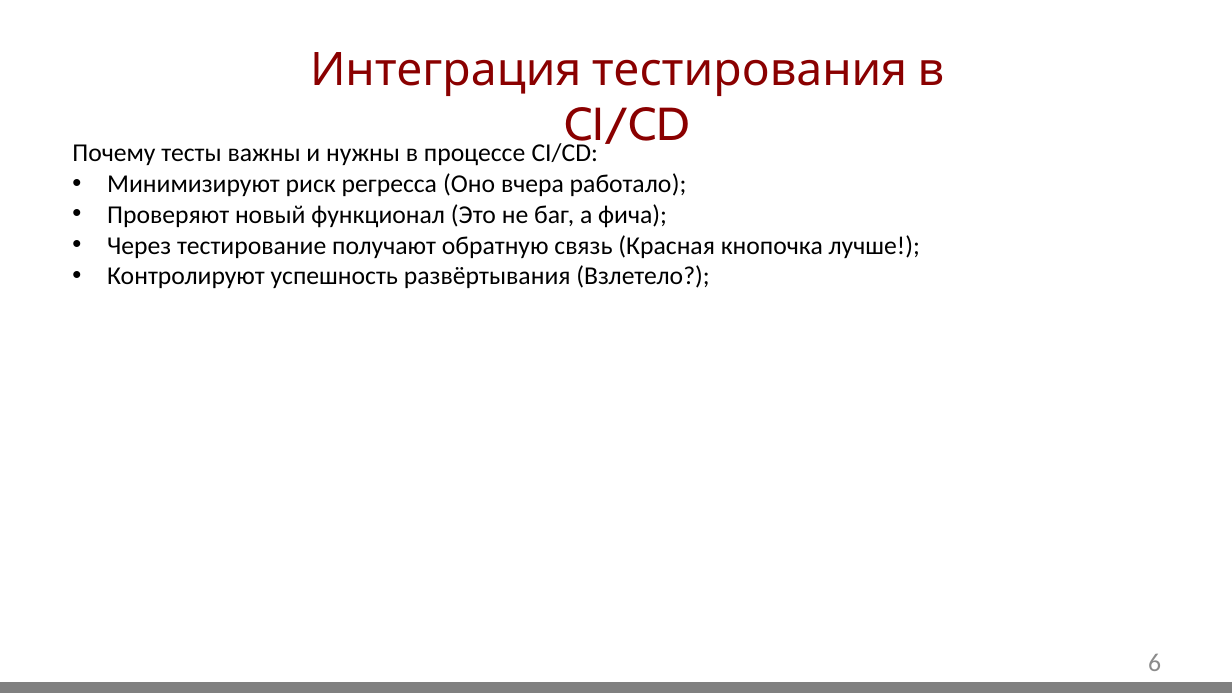
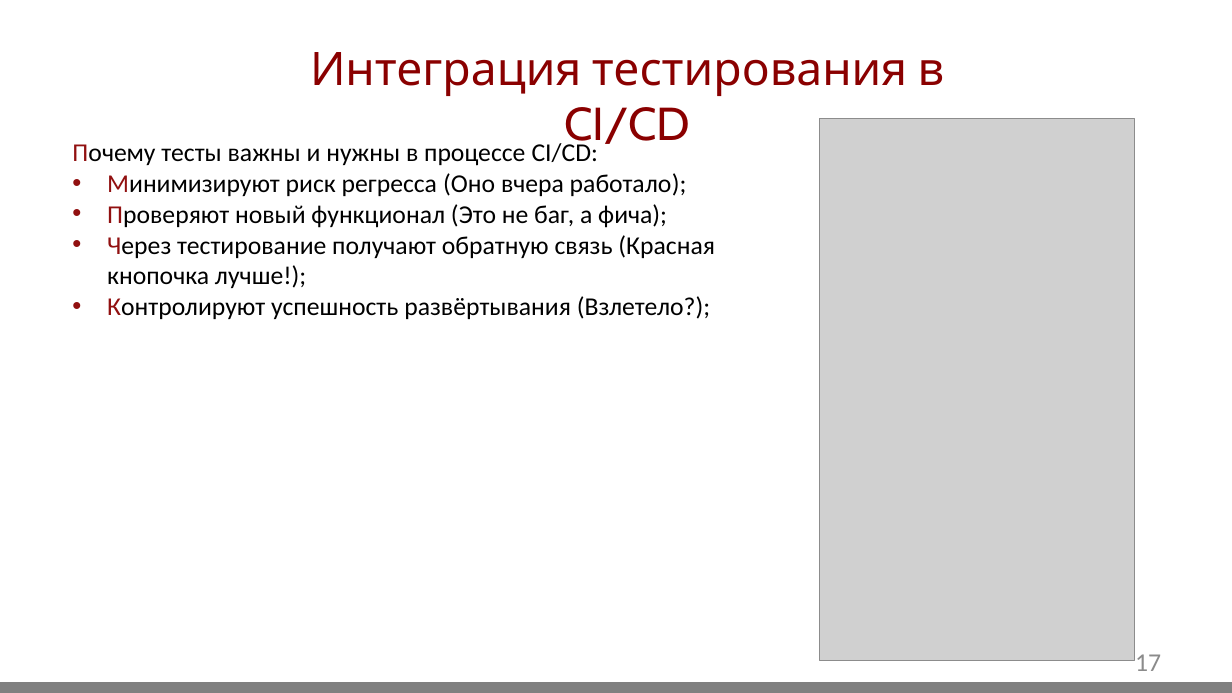
Before and after one commit to GidMaster/qa-courses, a slide deck: slide 17 of lection.pptx (slide 6 before the commit). Drawn at 1232x693 pixels with LibreOffice and Linux fonts; fonts in the diff are those of the drawing; grey boxes stand for pictures; background and template pictures are left out. Boxes give left, top, right and bottom in pixels: in the first picture for what was removed or moved away, otherwise in the second. Text is boxed around its words. In the diff, an @@ line names an element or a change of style, - is before the commit and + after.

```diff
--- a/lection.pptx
+++ b/lection.pptx
@@ picture added at (820,118,1135,660) @@
@@ text "Почему тесты важны и нужны ..." at (72,140,715,319): text colour #000000 to #911010 in "Почему", "Минимизируют", "Проверяют", "Через" and 1 more places @@
@@ page number at (1135,654,1161,671): text changed @@
-6
+17
```
Also in this commit, not shown: 11 other slides changed, 14 slides added, 4 slides removed.
